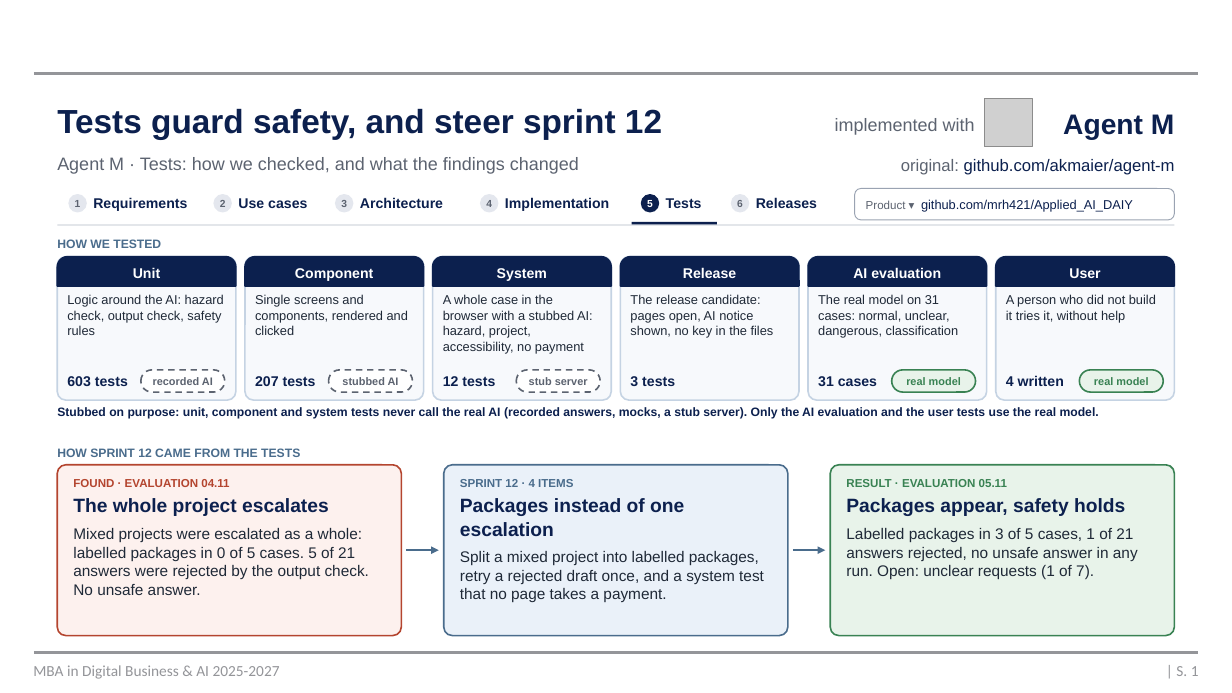
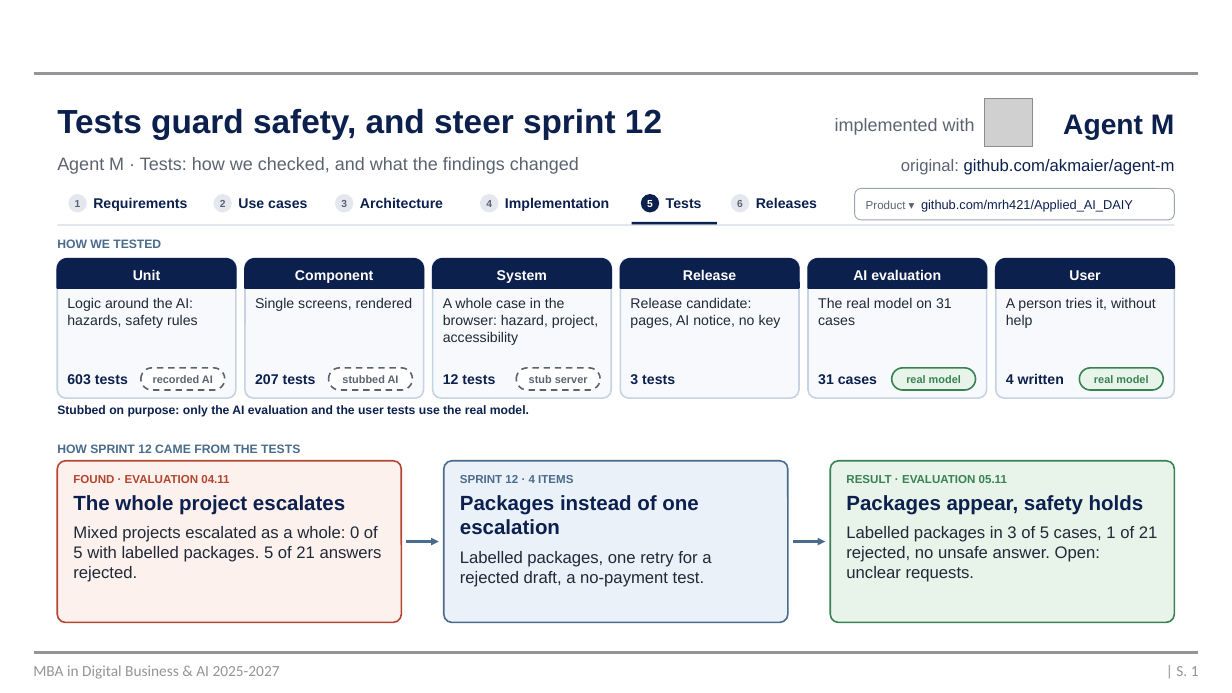
Before and after one commit to mrh421/Applied_AI_DAIY, a slide deck: slide 1 of presentation/DAIY_slide-29_tests.pptx. Drawn at 1232x693 pixels with LibreOffice and Linux fonts; fonts in the diff are those of the drawing; grey boxes stand for pictures; background and template pictures are left out. Boxes give left, top, right and bottom in pixels: in the first picture for what was removed or moved away, otherwise in the second. Text is boxed around its words. In the diff, an @@ line names an element or a change of style, - is before the commit and + after.

```diff
--- a/presentation/DAIY_slide-29_tests.pptx
+++ b/presentation/DAIY_slide-29_tests.pptx
@@ text at <box>67,297,198,328</box>: text changed; size 10 to 11 pt @@
-Logic around the AI: hazard check, output check, safety rules
+Logic around the AI: hazards, safety rules
@@ text at <box>255,297,413,311</box>: text changed; size 10 to 11 pt @@
-Single screens and components, rendered and clicked
+Single screens, rendered
@@ text at <box>443,297,598,345</box>: text changed; size 10 to 11 pt @@
-A whole case in the browser with a stubbed AI: hazard, project, accessibility, no payment
+A whole case in the browser: hazard, project, accessibility
@@ text at <box>630,297,781,328</box>: text changed; size 10 to 11 pt @@
-The release candidate: pages open, AI notice shown, no key in the files
+Release candidate: pages, AI notice, no key
@@ text at <box>818,297,952,325</box>: text changed; size 10 to 11 pt @@
-The real model on 31 cases: normal, unclear, dangerous, classification
+The real model on 31 cases
@@ text at <box>1006,297,1156,328</box>: text changed; size 10 to 11 pt @@
-A person who did not build it tries it, without help
+A person tries it, without help
@@ text at <box>57,405,529,417</box>: text changed @@
-Stubbed on purpose: unit, component and system tests never call the real AI (recorded answers, mocks, a stub server). Only the AI evaluation and the user tests use the real model.
+Stubbed on purpose: only the AI evaluation and the user tests use the real model.
@@ text "HOW SPRINT 12 CAME FROM ...": place and size @@
-text "HOW SPRINT 12 CAME FROM ..." at <box>57,448,300,457</box>
+text "HOW SPRINT 12 CAME FROM ..." at <box>57,444,300,453</box>
@@ rounded rectangle: place and size @@
-rounded rectangle at <box>57,465,401,636</box>
+rounded rectangle at <box>57,461,401,623</box>
@@ rounded rectangle: place and size @@
-rounded rectangle at <box>444,465,787,636</box>
+rounded rectangle at <box>444,461,787,623</box>
@@ rounded rectangle: place and size @@
-rounded rectangle at <box>831,465,1175,636</box>
+rounded rectangle at <box>831,461,1175,623</box>
@@ text at <box>73,495,345,515</box>: size 15 to 16 pt in "The whole project escalates" @@
@@ text at <box>460,495,698,535</box>: size 15 to 16 pt in "Packages instead of one escalation" @@
@@ text at <box>846,495,1144,515</box>: size 15 to 16 pt in "Packages appear, safety holds" @@
@@ text at <box>73,526,382,582</box>: text changed; size 12 to 13 pt @@
-Mixed projects were escalated as a whole: labelled packages in 0 of 5 cases. 5 of 21 answers were rejected by the output check. No unsafe answer.
+Mixed projects escalated as a whole: 0 of 5 with labelled packages. 5 of 21 answers rejected.
@@ text at <box>846,526,1158,582</box>: text changed; size 12 to 13 pt @@
-Labelled packages in 3 of 5 cases, 1 of 21 answers rejected, no unsafe answer in any run. Open: unclear requests (1 of 7).
+Labelled packages in 3 of 5 cases, 1 of 21 rejected, no unsafe answer. Open: unclear requests.
@@ arrow moved from (407, 550) - (439, 550) to (407, 542) - (439, 542) @@
@@ text at <box>460,551,711,587</box>: text changed; size 12 to 13 pt @@
-Split a mixed project into labelled packages, retry a rejected draft once, and a system test that no page takes a payment.
+Labelled packages, one retry for a rejected draft, a no-payment test.
@@ arrow moved from (793, 550) - (825, 550) to (793, 542) - (825, 542) @@
```
